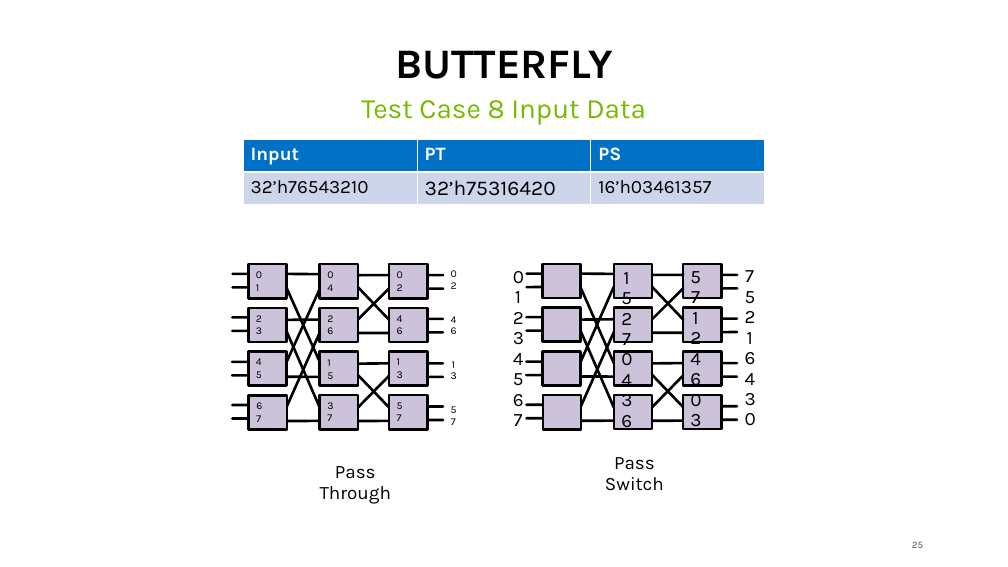
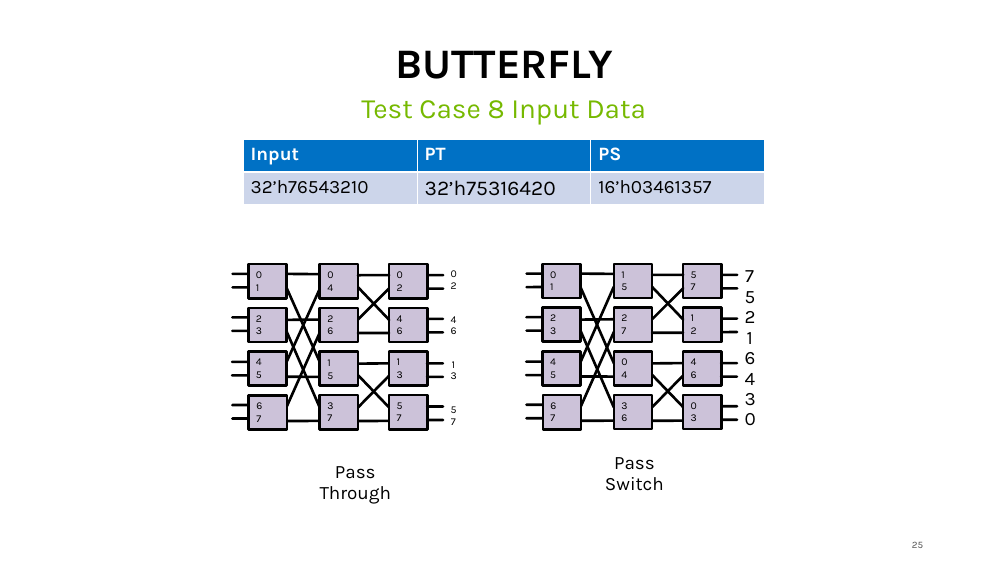
Before and after one commit to georgia-tech-synergy-lab/AcceleratorNoC, a slide deck: slide 25 of microswitch.pptx. Drawn at 1008x567 pixels with LibreOffice and Linux fonts; fonts in the diff are those of the drawing. Boxes give left, top, right and bottom in pixels: in the first picture for what was removed or moved away, otherwise in the second. Text is boxed around its words. In the diff, an @@ line names an element or a change of style, - is before the commit and + after.

```diff
--- a/microswitch.pptx
+++ b/microswitch.pptx
@@ text removed at box(513, 271, 524, 426) @@
-0
-1
-2
-3
-4
-5
-6
-7
@@ text in rectangle at box(550, 271, 556, 290): text added @@
+0
+1
@@ text in rectangle at box(621, 271, 627, 290): text added @@
+1
+5
@@ text removed at box(621, 272, 632, 433) @@
-1
-5
-2
-7
-0
-4
-3
-6
@@ text removed at box(690, 271, 701, 432) @@
-5
-7
-1
-2
-4
-6
-0
-3
@@ text in rectangle at box(691, 271, 697, 290): text added @@
+5
+7
@@ text in rectangle at box(550, 314, 556, 334): text added @@
+2
+3
@@ text in rectangle at box(621, 314, 627, 334): text added @@
+2
+7
@@ text in rectangle at box(691, 314, 697, 334): text added @@
+1
+2
@@ text in rectangle at box(550, 358, 556, 378): text added @@
+4
+5
@@ text in rectangle at box(621, 358, 627, 378): text added @@
+0
+4
@@ text in rectangle at box(691, 358, 697, 378): text added @@
+4
+6
@@ text in rectangle at box(550, 402, 556, 421): text added @@
+6
+7
@@ text in rectangle at box(621, 402, 627, 421): text added @@
+3
+6
@@ text in rectangle at box(691, 402, 697, 421): text added @@
+0
+3
```
Also in this commit, not shown: 2 other slides changed, 11 other files.
